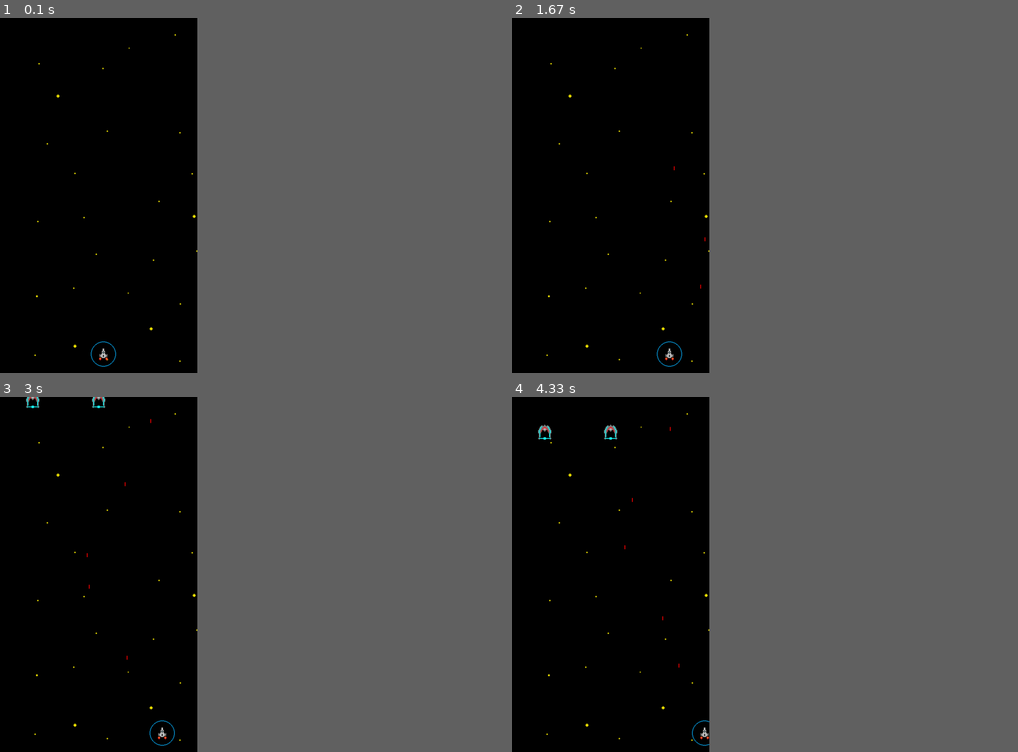
Above: before the commit, frames 1-4 (two rows, left to right).
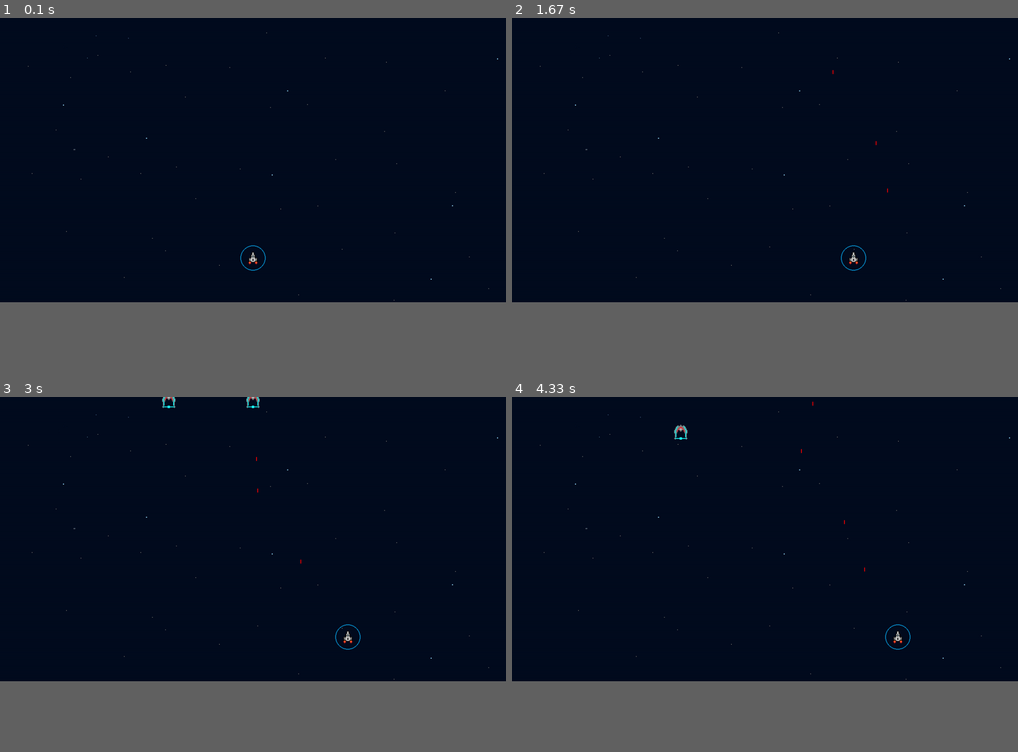
Above: after the commit, the same moments.

Repository: dagrooms52/SpaceBattle
Game: pygame game, started from Source/Code/main.py
Two runs of this game, one before a commit and one after it. Both use one fixed random seed, a clock stepped at 60 frames per second and the inputs below.
Inputs:
- Up to frame 1 (0.1 s): no input
- Up to frame 2 (1.67 s): hold Right 0.33-0.8 s; hold Right 0.83-1.3 s; tap Space at 0.9, 1.2, 1.4 s; hold Left from 1.33 s (still down)
- Up to frame 3 (3 s): tap Space at 1.7, 1.97, 2.27, 2.4, 2.7 s; release Left at 1.87 s; hold Left 1.9-2.3 s; hold Right 2.33-2.97 s
- Up to frame 4 (4.33 s): hold Left 3-3.47 s; tap Space at 3.07, 3.37, 3.57, 3.87, 4.07 s; hold Right 3.5-3.97 s; hold Right from 4 s (still down)
The window is 351x632 before the commit and 900x506 after it. Grey fills any space a smaller window leaves; there, only what the larger window draws over its background counts as a difference.

The runs differ from the first frame. In frame 1, 31% of the frame differs, in the area x 0-99%, y 0-99%; in frame 2, 31%; in frame 3, 31%; in frame 4, 31%.

Commit message:
Fullscreen and new background
Made game full screen, and added a new background. Implemented escape
key to exit game.

Diff:
--- a/Source/Code/classes.py
+++ b/Source/Code/classes.py
@@ -16,39 +16,41 @@
     # --- Player class variables ---
     height = 0
     width = 0
-    speed = 6
+    speed = 8
     left_accel_speed = 2
     right_accel_speed = 2
-    startX = sc_width / 2
+    accel_rate = 1.09
+    startX = SCREEN_SIZE['width'] / 2
     yPos = 0
     numLasers = 0
     numMissiles = 0
     laserMultiplier = 2
 
     # --- Player class methods ---
-    def __init__(self):
+    def __init__(self, position):
         pygame.sprite.Sprite.__init__(self)
         self.image = pygame.image.load("../Assets/Sprites/Spaceship.png").convert()
         self.image.set_colorkey(WHITE)
         self.rect = self.image.get_rect()
         self.width = self.rect.width
         self.height = self.rect.height
-        self.yPos = sc_height - 80 + (self.height / 2)
+        self.yPos = SCREEN_SIZE['height'] - (self.height * 4)
         self.rect.y = self.yPos
-        self.rect.x = self.startX
+        # Centered on passed position
+        self.rect.x = position - (self.width / 2)
 
     def moveLeft(self):
         if not (self.rect.x <= 5):
             if self.left_accel_speed < self.speed:
-                self.left_accel_speed *= 1.1 #self.speed
+                self.left_accel_speed *= self.accel_rate
                 self.rect.x -= int(self.left_accel_speed)
             else:
                 self.rect.x -= self.speed
 
     def moveRight(self):
-        if not (self.rect.x + self.width + 4 >= sc_width):
+        if not (self.rect.x + self.width + 4 >= SCREEN_SIZE['width']):
             if self.right_accel_speed < self.speed:
-                self.right_accel_speed *= 1.1
+                self.right_accel_speed *= self.accel_rate
                 self.rect.x += int(self.right_accel_speed)
             else:
                 self.rect.x += self.speed
@@ -160,7 +162,7 @@
         self.rect.x = 0
 
     def update(self):
-        if self.rect.y >= sc_height + self.rect.height:
+        if self.rect.y >= SCREEN_SIZE['height'] + self.rect.height:
             self.kill()
         self.rect.y += self.speed
 
@@ -193,7 +195,7 @@
 
     def update(self):
 
-        if self.rect.y > sc_height:
+        if self.rect.y > SCREEN_SIZE['height']:
             self.kill()
         self.rect.y += self.speed
 
--- a/Source/Code/constants.py
+++ b/Source/Code/constants.py
@@ -1,8 +1,6 @@
 import math
 
-
-sc_height = 900
-sc_width = 500
+SCREEN_SIZE = {'width':0, 'height':0}
 
 BLACK    = (   0,   0,   0)
 WHITE    = ( 255, 255, 255)
--- a/Source/Code/main.py
+++ b/Source/Code/main.py
@@ -1,14 +1,17 @@
 import pygame
 import math
 import random
+import constants
 from classes import *
 from screens import *
 
 pygame.init()
 
 # --- Screen Setup ---
-size = (sc_width, sc_height)
-screen = pygame.display.set_mode(size)
+screen = pygame.display.set_mode((0,0), (pygame.FULLSCREEN|pygame.NOFRAME))
+constants.SCREEN_SIZE['width'] = screen.get_width()
+constants.SCREEN_SIZE['height'] = screen.get_height()
+
 font = pygame.font.SysFont('Calibri', 25, True, False)
 
 pygame.display.set_caption("Space Invaders")
@@ -28,6 +31,8 @@
         if event.type == pygame.QUIT:
             done = True
         if event.type == pygame.KEYDOWN:
+            if event.key == pygame.K_ESCAPE:
+                done = True
             if event.key == pygame.K_p: #pause game
                 pause = True
                 print('pause')
@@ -36,10 +41,12 @@
                     if event.type == pygame.KEYDOWN and event.key == pygame.K_p:
                         pause = False
 
-# --- Drawing Code ---
+    # --- Drawing Code ---
+
+    # Draw the top screen on the stack
     screenstack[-1].draw(screen, instructList)
 
-# --- End Drawing Code ---
+    # --- End Drawing Code ---
     pygame.display.flip()
     clock.tick(60)
 
--- a/Source/Code/screens.py
+++ b/Source/Code/screens.py
@@ -30,7 +30,7 @@
         self.numAliens = 100
 
         # Initialize player
-        self.player = Player()
+        self.player = Player(SCREEN_SIZE['width'] / 2)
         self.player.setNumLasers(self.numAliens)
         self.moveLeft = False
         self.moveRight = False
@@ -48,8 +48,7 @@
         # Create the round's aliens
         # For positioning, have 1-5 aliens per "row"
         # Spread evenly on the row
-        tempcount = 0
-
+        swarm_width = SCREEN_SIZE['width'] / 2
         aliens_left = self.numAliens
         row_count = 0
         while aliens_left > 0:
@@ -59,8 +58,9 @@
                 alien = Alien()
 
                 # Set alien position
-                increment = sc_width / numberInRow
-                xpos = (j * increment) - (alien.width / 2) + (increment / 2);
+                increment = swarm_width / numberInRow
+                xpos = (j * increment) - (alien.width / 2) + (increment / 2) + \
+                       ((SCREEN_SIZE['width'] - swarm_width) / 2)
                 ypos = -row_count * (alien.height * 5)
                 alien.moveToCoord(xpos, ypos)
                 aliens_left -= 1
Binary file changed: Source/Assets/Sprites/SpaceInvaderBackground.png
